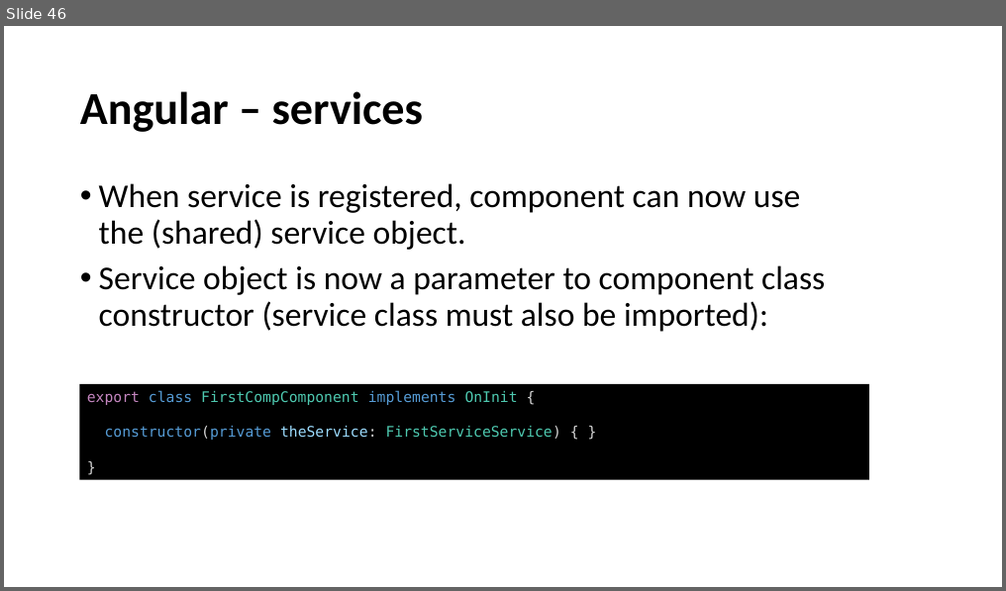
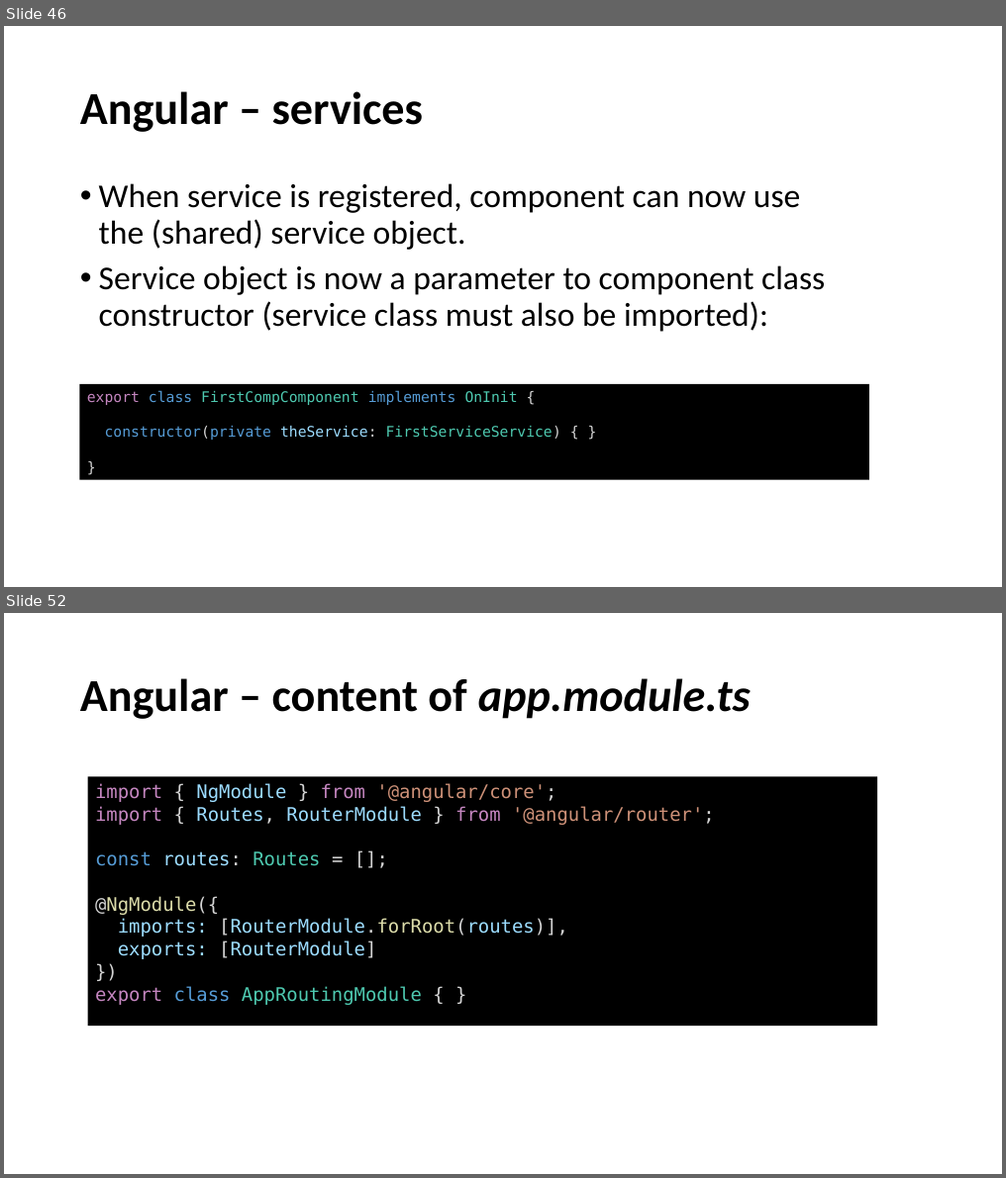
Before and after one commit to perl-easj/WebProg, a slide deck: 60_Angular/Angular.pptx. Shown one above the other, each under a label of ours: slide 46 before the commit, slides 46 and 52 after it; the slides between them are not shown. The pictures are 1006x591 and 1006x1178 pixels, drawn with LibreOffice and Linux fonts; fonts in the diff are those of the drawing. Boxes give left, top, right and bottom in pixels: in the first picture for what was removed or moved away, otherwise in the second. Text is boxed around its words. In the diff, an @@ line names an element or a change of style, - is before the commit and + after.

Commit message:
Update of Angular exercises and presentation

```diff
--- a/60_Angular/Angular.pptx
+++ b/60_Angular/Angular.pptx
@@ slide 52 added at (4,613,1002,1174), background #FFFFFF @@
@@ title added at (80,678,750,719), 44 pt, text #000000, bold @@
+Angular – content of app.module.ts
@@ rectangle added at (88,777,877,1026), fill #000000, 18 pt, text #9CDCFE @@
+import { NgModule } from '@angular/core';
+import { Routes, RouterModule } from '@angular/router';
+const routes: Routes = [];
+@NgModule({
+imports: [RouterModule.forRoot(routes)],
+exports: [RouterModule]
+})
+export class AppRoutingModule { }
```
Also in this commit, not shown: 1 slide changed, 24 other slides added, 1 other file.
